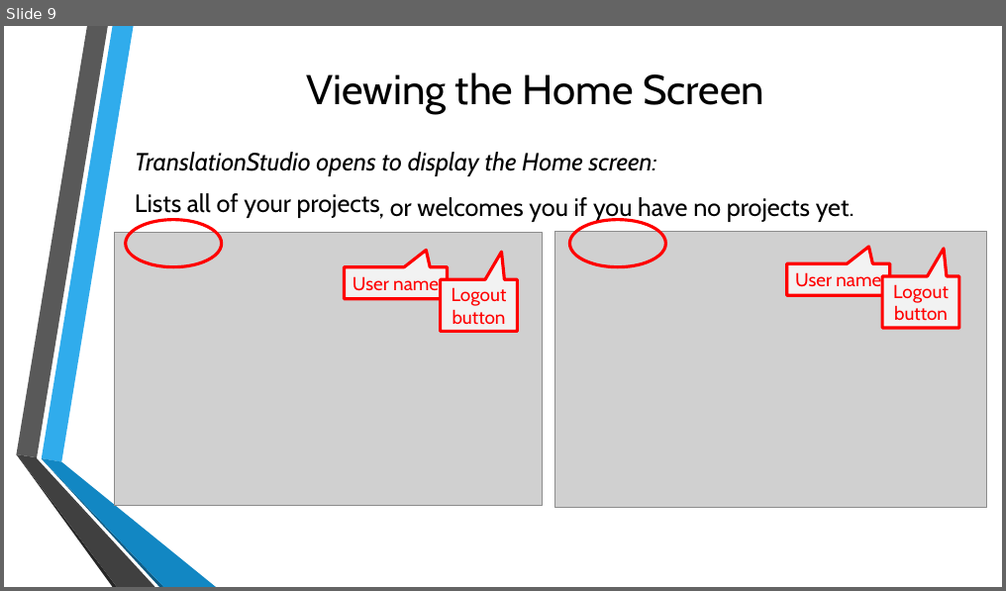
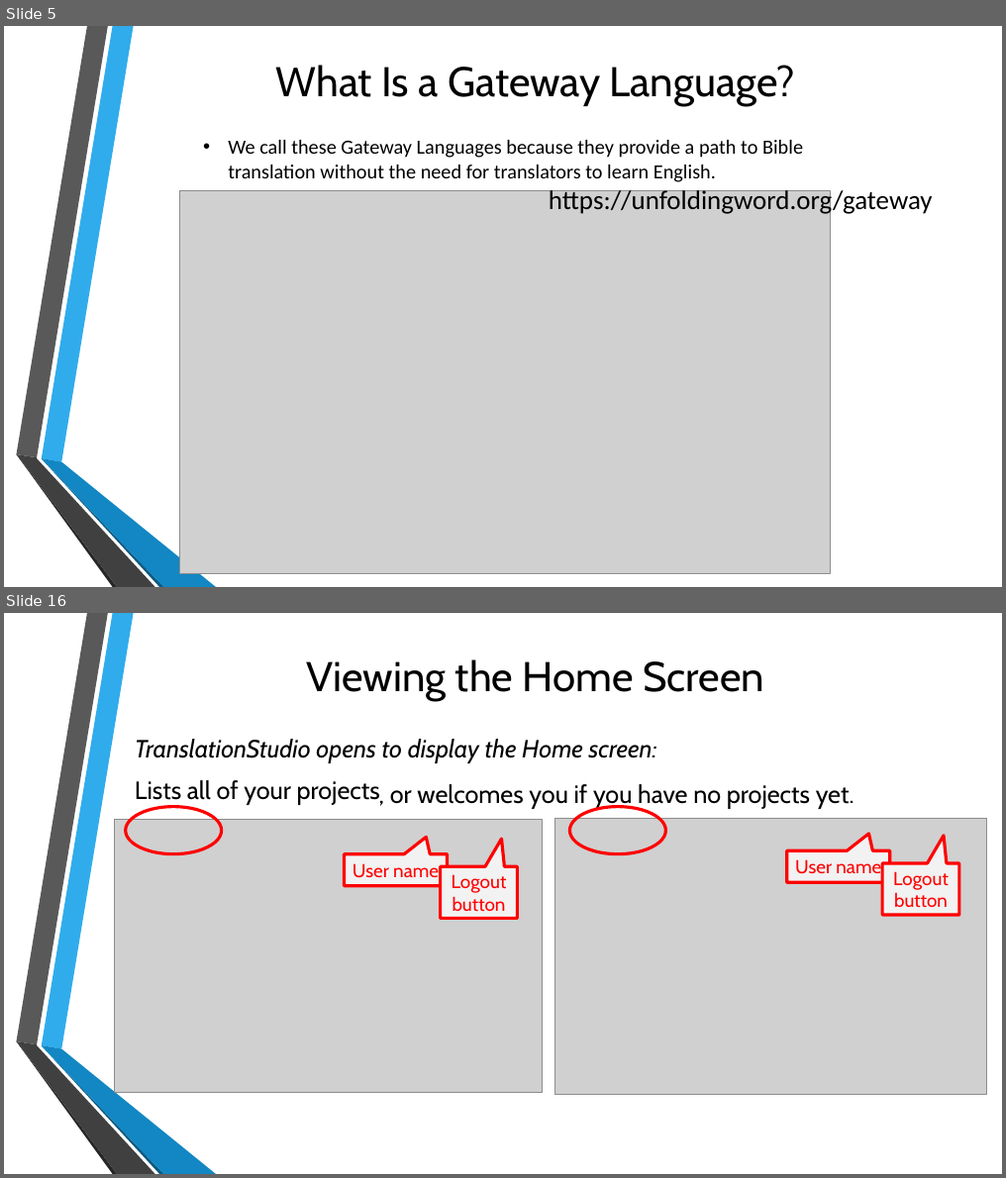
Before and after one commit to unfoldingWord-dev/translationStudio-Info, a slide deck: docs/GetStarted.pptx. Shown one above the other, each under a label of ours: slide 9 before the commit, slides 5 and 16 after it; the slides between them are not shown. The pictures are 1006x591 and 1006x1178 pixels, drawn with LibreOffice and Linux fonts; fonts in the diff are those of the drawing; grey boxes stand for pictures; background and template pictures are left out. Boxes give left, top, right and bottom in pixels: in the first picture for what was removed or moved away, otherwise in the second. Text is boxed around its words. In the diff, an @@ line names an element or a change of style, - is before the commit and + after.

```diff
--- a/docs/GetStarted.pptx
+++ b/docs/GetStarted.pptx
@@ slide 5 added at (x1=4, y1=26, x2=1002, y2=587), background picture (left out); not listed: 6 template elements that a slide beside it also shows @@
@@ text added at (x1=276, y1=65, x2=795, y2=106), 40 pt, text #000000 @@
+What Is a Gateway Language?
@@ text added at (x1=228, y1=140, x2=803, y2=182), 19.3 pt, text #000000 @@
+• We call these Gateway Languages because they provide a path to Bible translation without the need for translators to learn English.
@@ picture added at (x1=180, y1=190, x2=831, y2=573) @@
@@ text added at (x1=548, y1=187, x2=933, y2=216), 25.7 pt, text #000000 @@
+https://unfoldingword.org/gateway
@@ what was slide 9 is now slide 16 @@
```
Also in this commit, not shown: 7 slides changed, 8 other slides added, 2 slides removed, 1 other file.
